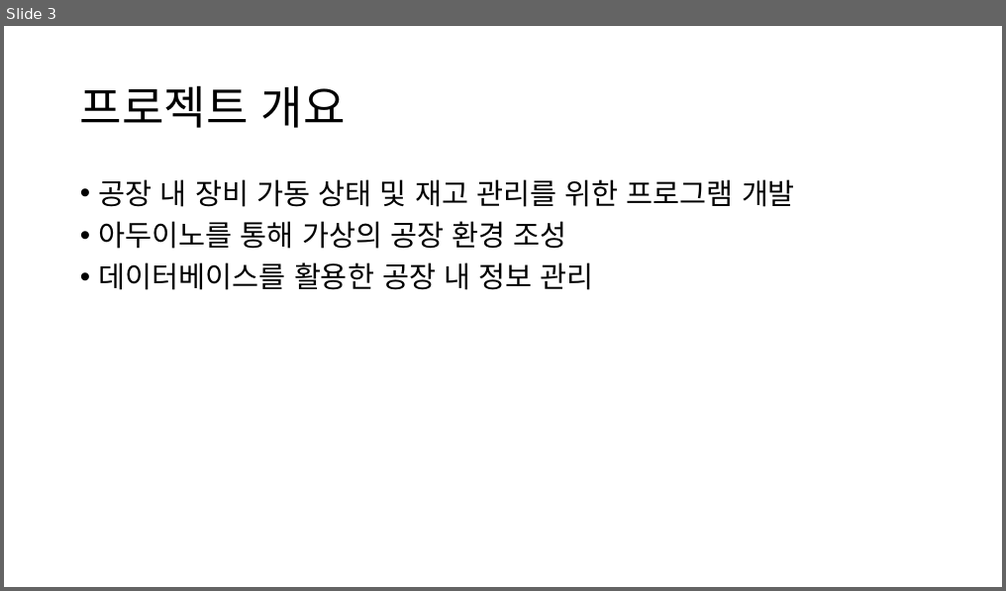
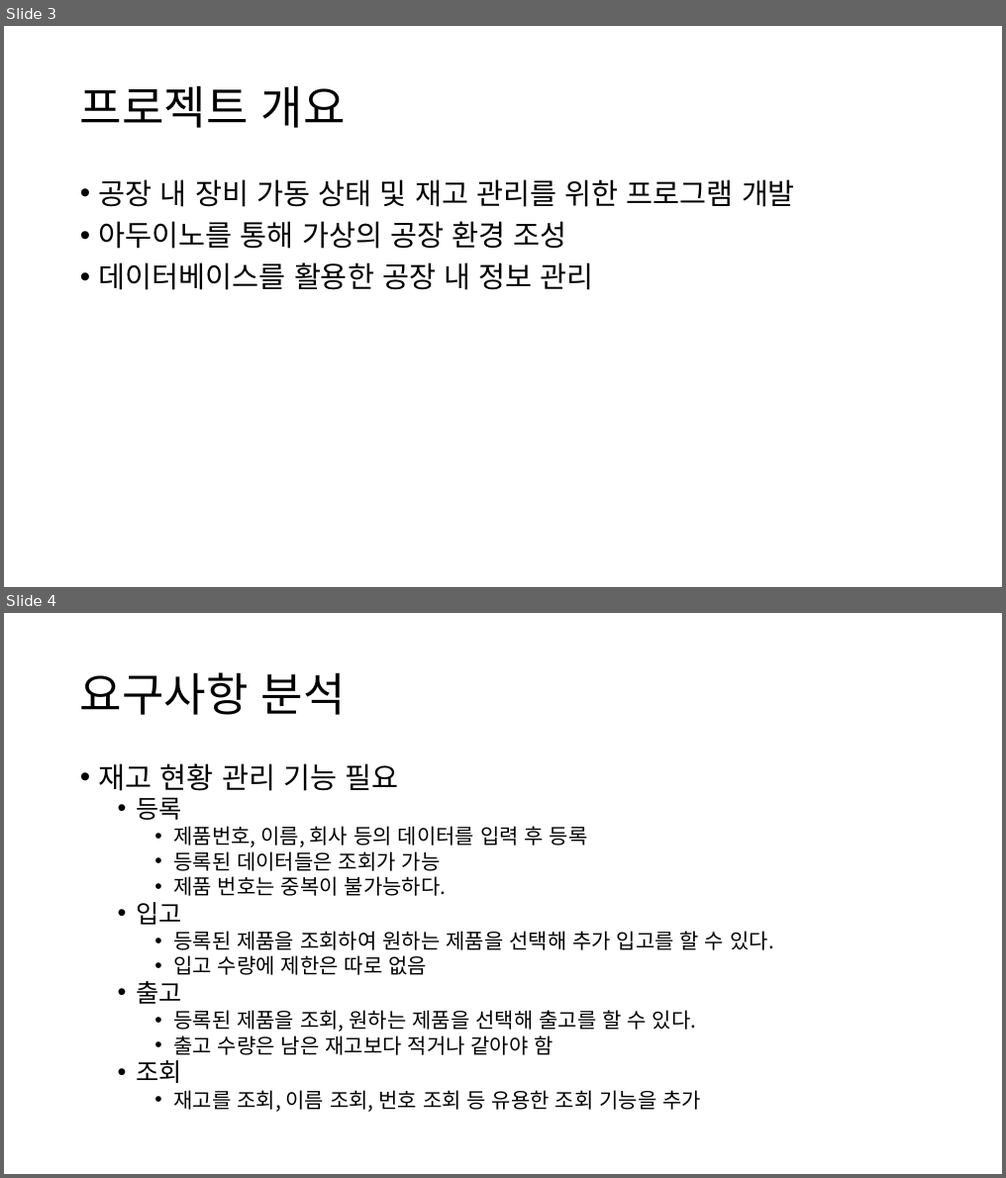
Before and after one commit to djzwns/single-bungle-hwagok-c-, a slide deck: evaluation/공장 관리 시스템.pptx. Shown one above the other, each under a label of ours: slide 3 before the commit, slides 3 and 4 after it. The pictures are 1006x591 and 1006x1178 pixels, drawn with LibreOffice and Linux fonts; fonts in the diff are those of the drawing. Boxes give left, top, right and bottom in pixels: in the first picture for what was removed or moved away, otherwise in the second. Text is boxed around its words. In the diff, an @@ line names an element or a change of style, - is before the commit and + after.

```diff
--- a/evaluation/공장 관리 시스템.pptx
+++ b/evaluation/공장 관리 시스템.pptx
@@ slide 4 added at <box>4,613,1002,1174</box>, background #FFFFFF @@
@@ title added at <box>80,672,346,715</box>, 44 pt, text #000000 @@
+요구사항 분석
@@ text added at <box>99,763,774,1112</box>, 20 pt, text #000000 @@
+• 재고 현황 관리 기능 필요
+  • 등록
+    • 제품번호, 이름, 회사 등의 데이터를 입력 후 등록
+    • 등록된 데이터들은 조회가 가능
+    • 제품 번호는 중복이 불가능하다.
+  • 입고
+    • 등록된 제품을 조회하여 원하는 제품을 선택해 추가 입고를 할 수 있다.
+    • 입고 수량에 제한은 따로 없음
+  • 출고
+    • 등록된 제품을 조회, 원하는 제품을 선택해 출고를 할 수 있다.
+    • 출고 수량은 남은 재고보다 적거나 같아야 함
+  • 조회
+    • 재고를 조회, 이름 조회, 번호 조회 등 유용한 조회 기능을 추가
```
Also in this commit, not shown: 5 slides changed, 3 other files.
